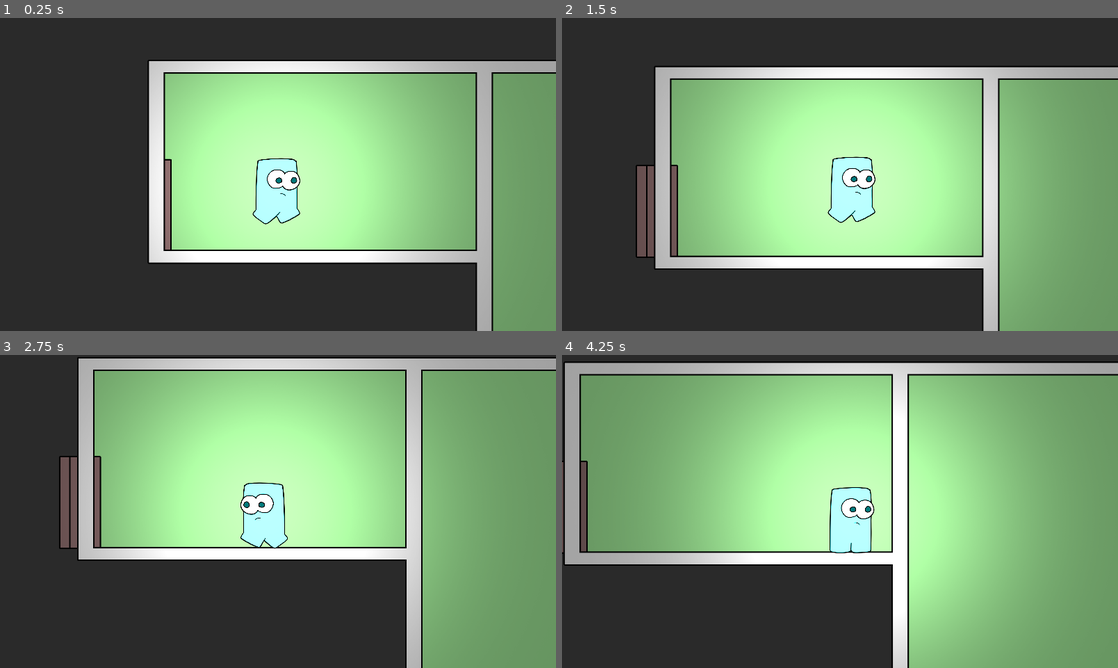
Above: before the commit, frames 1-4 (two rows, left to right).
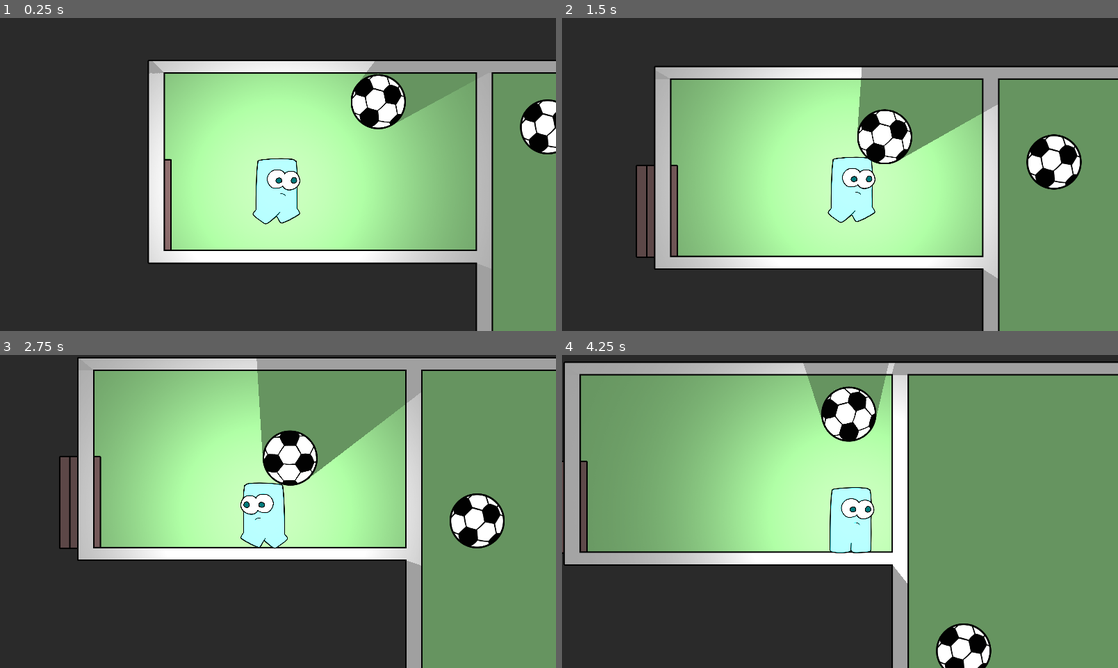
Above: after the commit, the same moments.

Repository: Project-escape/protype-1
Game: Godot game, scene res://scenes/levelsample.tscn
Same seed, same stepped clock (60 frames per second), same inputs: the game is played once before the commit and once after it.
Inputs:
- Up to frame 1 (0.25 s): no input
- Up to frame 2 (1.5 s): hold Right (right) from 0.53 s (still down); tap E (action) at 0.6, 1.35 s; tap Space (jump) at 0.77 s
- Up to frame 3 (2.75 s): tap Space (jump) at 1.52 s; release Right (right) at 2.03 s; hold Left (left) from 2.03 s (still down); tap E (action) at 2.1 s
- Up to frame 4 (4.25 s): release Left (left) at 2.78 s; hold Right (right) from 2.78 s (still down); tap E (action) at 2.85, 3.6 s; tap Space (jump) at 3.02, 3.77 s

The runs differ from the first frame. In frame 1, 3.8% of the frame differs, in the area x 26-100%, y 13-44%; in frame 2, 13%; in frame 3, 14%; in frame 4, 25%, in the area x 43-89%, y 2-100%.

Commit message:
balls added

Diff:
--- a/scenes/enemy.tscn
+++ b/scenes/enemy.tscn
@@ -33,7 +33,7 @@
 scale = Vector2( 0.15, 0.15 )
 frames = SubResource( 1 )
 animation = "crawl"
-frame = 2
+frame = 5
 playing = true
 
 [node name="CollisionShape2D" type="CollisionShape2D" parent="."]
--- /dev/null
+++ b/scenes/football.tscn
@@ -0,0 +1,26 @@
+[gd_scene load_steps=4 format=2]
+
+[ext_resource path="res://assests/Items/football.png" type="Texture" id=1]
+
+[sub_resource type="OccluderPolygon2D" id=1]
+cull_mode = 1
+polygon = PoolVector2Array( -1.87973, -94.6612, 23.1218, -90.6927, 47.3297, -81.1683, 63.6006, -67.6754, 80.2683, -46.2455, 89.3958, -25.6093, 94.158, -1.00455, 91.7769, 21.2191, 83.8399, 45.4269, 67.1722, 67.6505, 47.7265, 82.334, 24.3124, 92.6521, -0.689178, 96.6206, -23.7065, 93.4458, -47.9144, 83.9214, -67.36, 69.6348, -82.8372, 48.9986, -93.5521, 25.9813, -96.7269, -0.210846, -92.3616, -24.4187, -84.0277, -45.4518, -68.5506, -64.8974, -48.3112, -79.9777, -25.6907, -89.899 )
+
+[sub_resource type="CircleShape2D" id=2]
+radius = 94.9498
+
+[node name="football" type="Node2D"]
+
+[node name="RigidBody2D" type="RigidBody2D" parent="."]
+contacts_reported = 1
+
+[node name="football" type="Sprite" parent="RigidBody2D"]
+position = Vector2( -1.25012, 1.50024 )
+texture = ExtResource( 1 )
+
+[node name="LightOccluder2D" type="LightOccluder2D" parent="RigidBody2D"]
+occluder = SubResource( 1 )
+
+[node name="CollisionShape2D" type="CollisionShape2D" parent="RigidBody2D"]
+position = Vector2( -1.07616, 1.27803 )
+shape = SubResource( 2 )
--- a/scenes/levelsample.tscn
+++ b/scenes/levelsample.tscn
@@ -6,6 +6,7 @@
 [ext_resource path="res://scenes/rooms/room 3.tscn" type="PackedScene" id=4]
 [ext_resource path="res://scenes/gameboy.tscn" type="PackedScene" id=5]
 [ext_resource path="res://assests/Environment/background.png" type="Texture" id=6]
+[ext_resource path="res://scenes/football.tscn" type="PackedScene" id=7]
 
 [node name="LevelSample" type="Node2D"]
 position = Vector2( 781, 64 )
@@ -39,7 +40,7 @@
 position = Vector2( 486.637, -2889.18 )
 
 [node name="room5" parent="." instance=ExtResource( 4 )]
-position = Vector2( 493.865, -676.779 )
+position = Vector2( 380.89, -679.752 )
 
 [node name="room6" parent="." instance=ExtResource( 1 )]
 position = Vector2( 2396.26, -1922.71 )
@@ -60,3 +61,18 @@
 [node name="Camera2D" type="Camera2D" parent="gameboy"]
 current = true
 smoothing_enabled = true
+
+[node name="football" parent="." instance=ExtResource( 7 )]
+position = Vector2( 416.956, -3417.44 )
+
+[node name="football" parent="football" instance=ExtResource( 7 )]
+position = Vector2( 1367.18, 933.787 )
+
+[node name="football2" parent="football" instance=ExtResource( 7 )]
+position = Vector2( 730.924, 108.538 )
+
+[node name="football3" parent="football" instance=ExtResource( 7 )]
+position = Vector2( 1134.1, 1834.63 )
+
+[node name="football" parent="football/football3" instance=ExtResource( 7 )]
+position = Vector2( 1077.23, 459.871 )
--- a/scenes/rooms/room 4.tscn
+++ b/scenes/rooms/room 4.tscn
@@ -21,6 +21,10 @@
 
 [sub_resource type="RectangleShape2D" id=6]
 extents = Vector2( 442.173, 25.9159 )
+
+[sub_resource type="OccluderPolygon2D" id=7]
+cull_mode = 1
+polygon = PoolVector2Array( -1061.35, -700.436, 1733.35, -700.436, 1735.13, 1075.76, 352.673, 1074.87, 352.673, 173.12, -1062.75, 173.12, -1063.83, -645.199, -994.439, -645.729, -994.15, 117.089, 351.621, 117.98, 348.803, -646.259, 420.316, -646.259, 421.111, 1020.23, 1664.94, 1021.12, 1663.16, -645.883, -1063.83, -646.259 )
 
 [node name="room2" type="Node2D"]
 
@@ -64,3 +68,6 @@
 [node name="CollisionShape2D6" type="CollisionShape2D" parent="StaticBody2D"]
 position = Vector2( 819.118, 1048.63 )
 shape = SubResource( 6 )
+
+[node name="LightOccluder2D" type="LightOccluder2D" parent="."]
+occluder = SubResource( 7 )
Not shown, added: assests/Items/Cement.png.import
Not shown, added: assests/Items/football.png.import
Not shown, added: assests/Items/traffic cone.png.import
Not shown: 1 places in scenes/levelsample.tscn that only renumber resources
Not shown: 1 places in scenes/rooms/room 4.tscn that only renumber resources
